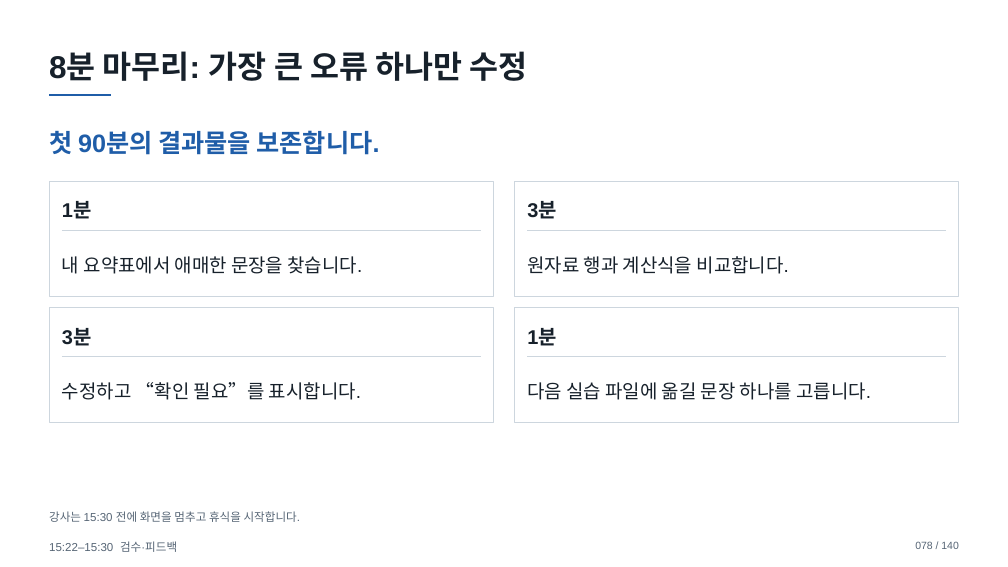
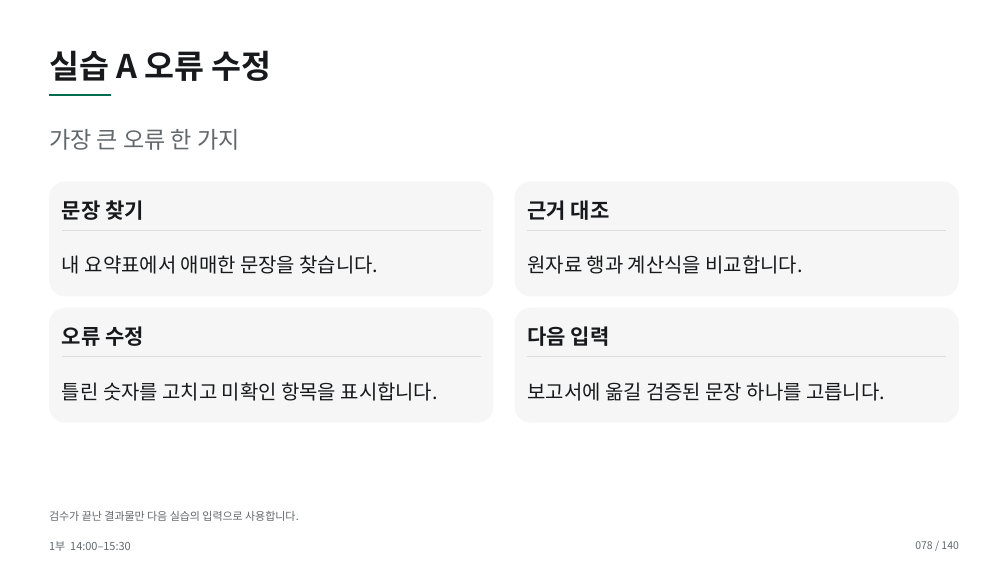
Before and after one commit to smilesjcha/how-to-work-better, a slide deck: slide 78 of lectures/20261007-daeryzen-ai-office/output/daeryzen-ai-office-20261007.pptx. Drawn at 1008x567 pixels with LibreOffice and Linux fonts; fonts in the diff are those of the drawing. Boxes give left, top, right and bottom in pixels: in the first picture for what was removed or moved away, otherwise in the second. Text is boxed around its words. In the diff, an @@ line names an element or a change of style, - is before the commit and + after.

```diff
--- a/lectures/20261007-daeryzen-ai-office/output/daeryzen-ai-office-20261007.pptx
+++ b/lectures/20261007-daeryzen-ai-office/output/daeryzen-ai-office-20261007.pptx
@@ text at (49, 50, 272, 81): text changed; size 30 to 31 pt; font Arial to Noto Sans CJK KR; text colour #17212B to #17191C @@
-8분 마무리: 가장 큰 오류 하나만 수정
+실습 A 오류 수정
@@ line (49, 95) - (111, 95): stroke #1F5DA8 2.2 pt to #006C50 2.2 pt @@
@@ text at (49, 129, 239, 150): text changed; size 24 to 22 pt; font Arial to Noto Sans CJK KR; text colour #1F5DA8 to #62686B; bold off @@
-첫 90분의 결과물을 보존합니다.
+가장 큰 오류 한 가지
@@ text at (62, 200, 144, 220): text changed; size 19 to 20 pt; font Arial to Noto Sans CJK KR; text colour #17212B to #17191C @@
-1분
+문장 찾기
@@ text at (527, 200, 610, 220): text changed; size 19 to 20 pt; font Arial to Noto Sans CJK KR; text colour #17212B to #17191C @@
-3분
+근거 대조
@@ text "내 요약표에서 애매한 문장을 찾습니다." at (62, 255, 379, 274): size 18 to 19 pt, font Arial to Noto Sans CJK KR, text colour #17212B to #17191C; line spacing 1.15 to 1.12 @@
@@ text "원자료 행과 계산식을 비교합니다." at (527, 255, 803, 274): size 18 to 19 pt, font Arial to Noto Sans CJK KR, text colour #17212B to #17191C; line spacing 1.15 to 1.12 @@
@@ text at (62, 326, 144, 346): text changed; size 19 to 20 pt; font Arial to Noto Sans CJK KR; text colour #17212B to #17191C @@
-3분
+오류 수정
@@ rectangle to rounded rectangle; fill #FFFFFF to #F5F6F5; outline #CDD6DE 1 pt to none in 4 elements at (49, 181, 494, 296), (515, 181, 960, 296), (49, 308, 494, 423), (515, 308, 960, 423) @@
@@ text at (527, 326, 610, 346): text changed; size 19 to 20 pt; font Arial to Noto Sans CJK KR; text colour #17212B to #17191C @@
-1분
+다음 입력
@@ text at (62, 382, 438, 401): text changed; size 18 to 19 pt; font Arial to Noto Sans CJK KR; text colour #17212B to #17191C @@
-수정하고 “확인 필요”를 표시합니다.
+틀린 숫자를 고치고 미확인 항목을 표시합니다.
@@ text at (527, 382, 885, 401): text changed; size 18 to 19 pt; font Arial to Noto Sans CJK KR; text colour #17212B to #17191C @@
-다음 실습 파일에 옮길 문장 하나를 고릅니다.
+보고서에 옮길 검증된 문장 하나를 고릅니다.
@@ text at (49, 511, 299, 521): text changed; size 11 to 10.5 pt; font Arial to Noto Sans CJK KR; text colour #566575 to #62686B @@
-강사는 15:30 전에 화면을 멈추고 휴식을 시작합니다.
+검수가 끝난 결과물만 다음 실습의 입력으로 사용합니다.
@@ text "078 / 140" at (915, 541, 958, 549): font Arial to Noto Sans CJK KR, text colour #566575 to #62686B; line spacing 1.15 to 1.12 @@
@@ text at (49, 541, 131, 551): text changed; size 11 to 10.5 pt; font Arial to Noto Sans CJK KR; text colour #566575 to #62686B @@
-15:22–15:30 검수·피드백
+1부 14:00–15:30
```
Also in this commit, not shown: 138 other slides changed, 1 slide added, 1 slide removed, 21 other files.
